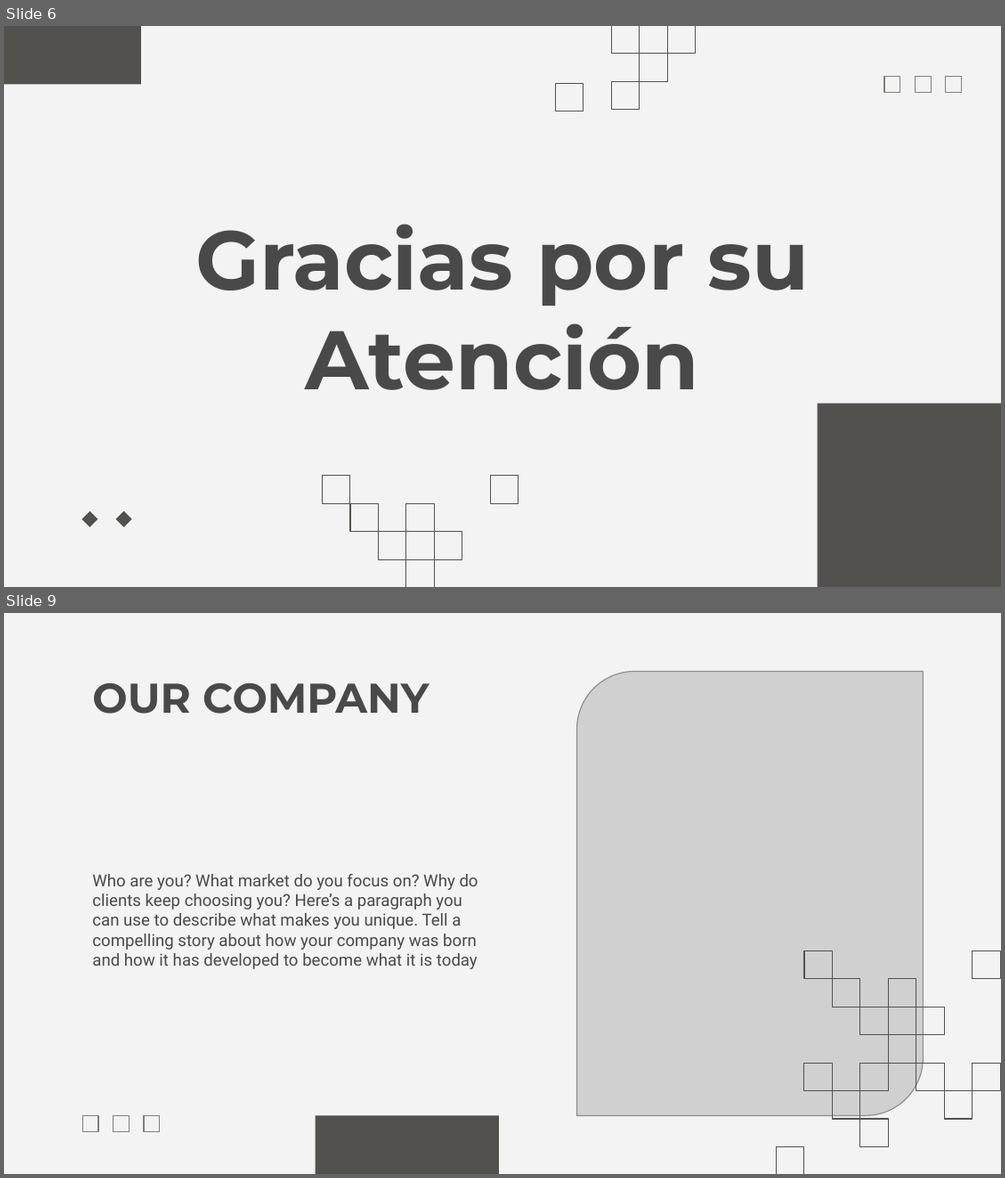
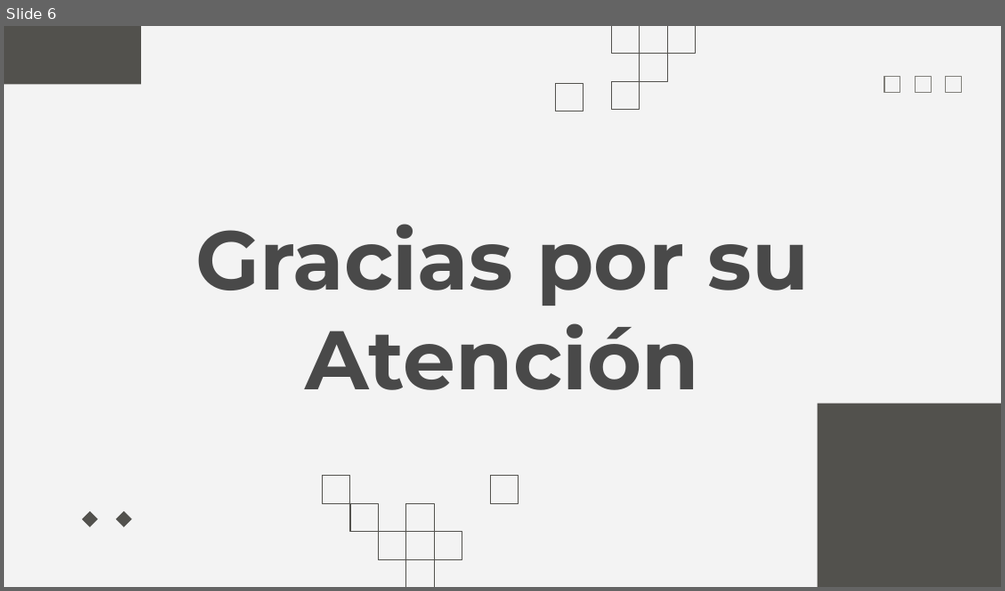
Before and after one commit to POO-C-AA24/aab1-proyfinal-gruptrabfinal-poo_1b-4, a slide deck: Varios/Sistema de control carcelaria - Loja - Slides.pptx. Shown one above the other, each under a label of ours: slides 6 and 9 before the commit, slide 6 after it; the slides between them are not shown. The pictures are 1005x1178 and 1005x591 pixels, drawn with LibreOffice and Linux fonts; fonts in the diff are those of the drawing; grey boxes stand for pictures. Boxes give left, top, right and bottom in pixels: in the first picture for what was removed or moved away, otherwise in the second. Text is boxed around its words. In the diff, an @@ line names an element or a change of style, - is before the commit and + after.

```diff
--- a/Varios/Sistema de control carcelaria - Loja - Slides.pptx
+++ b/Varios/Sistema de control carcelaria - Loja - Slides.pptx
@@ slide 9 removed at [4, 613, 1001, 1174], background #F3F3F3 @@
@@ title removed at [92, 683, 429, 714] @@
-OUR COMPANY
@@ picture removed at [577, 672, 923, 1115] @@
@@ text removed at [92, 874, 478, 969] @@
-Who are you? What market do you focus on? Why do clients keep choosing you? Here’s a paragraph you can use to describe what makes you unique. Tell a compelling story about how your company was born and how it has developed to become what it is today
@@ group removed at [777, 951, 1000, 1174]: 16 rectangles @@
@@ group removed at [82, 1115, 499, 1174]: 4 rectangles @@
```
Also in this commit, not shown: 2 other slides removed.
